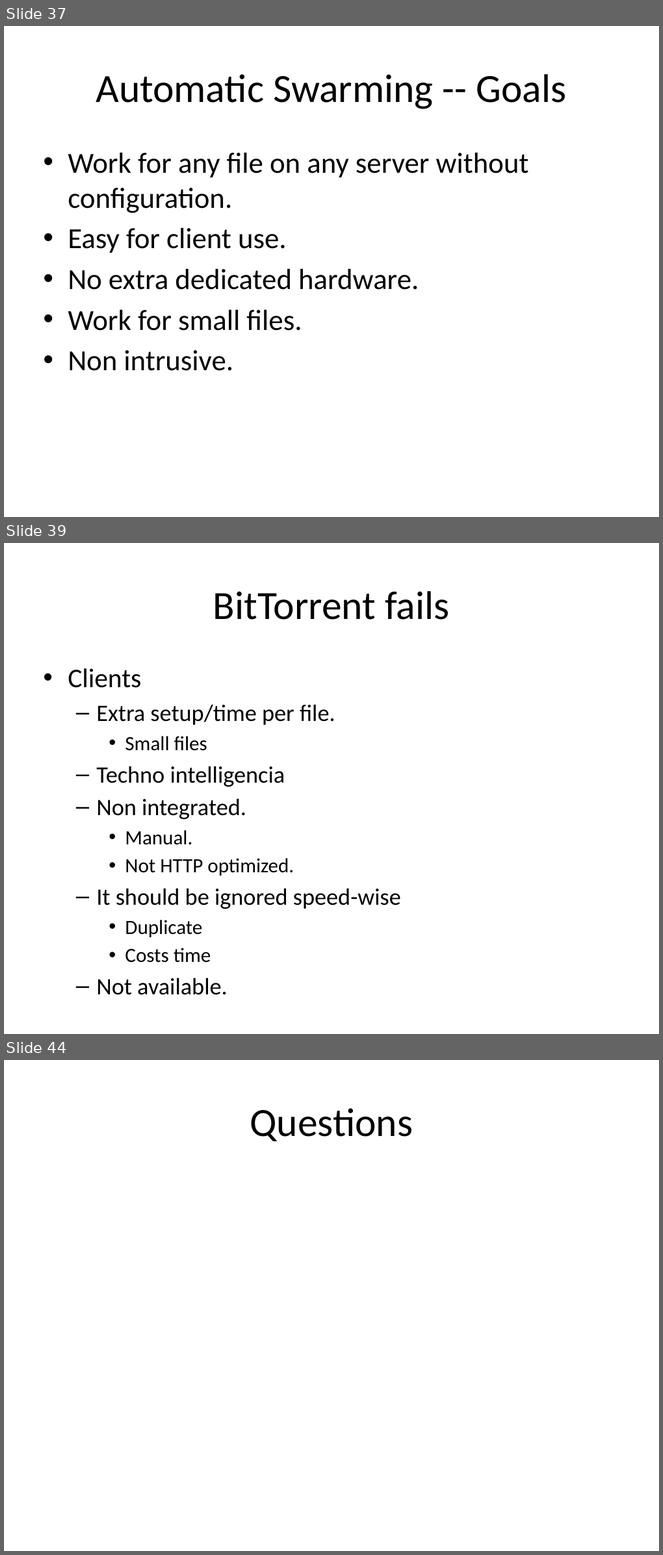
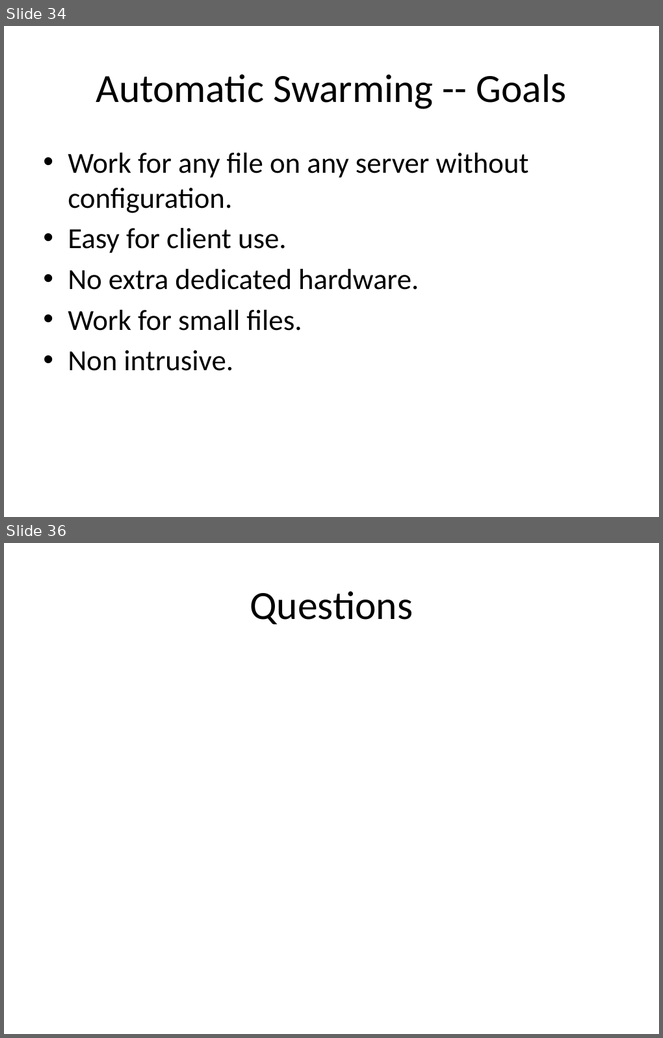
Before and after one commit to rdp/p2pwebclient, a slide deck: thesis_presentation/How to Make the Internet Faster.pptx. Shown one above the other, each under a label of ours: slides 37, 39 and 44 before the commit, slides 34 and 36 after it; the slides between them are not shown. The pictures are 663x1555 and 663x1038 pixels, drawn with LibreOffice and Linux fonts; fonts in the diff are those of the drawing. Boxes give left, top, right and bottom in pixels: in the first picture for what was removed or moved away, otherwise in the second. Text is boxed around its words. In the diff, an @@ line names an element or a change of style, - is before the commit and + after.

```diff
--- a/thesis_presentation/How to Make the Internet Faster.pptx
+++ b/thesis_presentation/How to Make the Internet Faster.pptx
@@ slide 39 removed at <box>4,543,659,1034</box>, background #FFFFFF @@
@@ title removed at <box>213,591,449,620</box> @@
-BitTorrent fails
@@ text removed at <box>68,668,401,963</box> @@
-• Clients
-  – Extra setup/time per file.
-    • Small files
-  – Techno intelligencia
-  – Non integrated.
-    • Manual.
-    • Not HTTP optimized.
-  – It should be ignored speed-wise
-    • Duplicate
-    • Costs time
-  – Not available.
@@ what was slide 37 is now slide 34 @@
@@ what was slide 44 is now slide 36 @@
```
Also in this commit, not shown: 11 slides changed, 1 slide added, 8 other slides removed.
